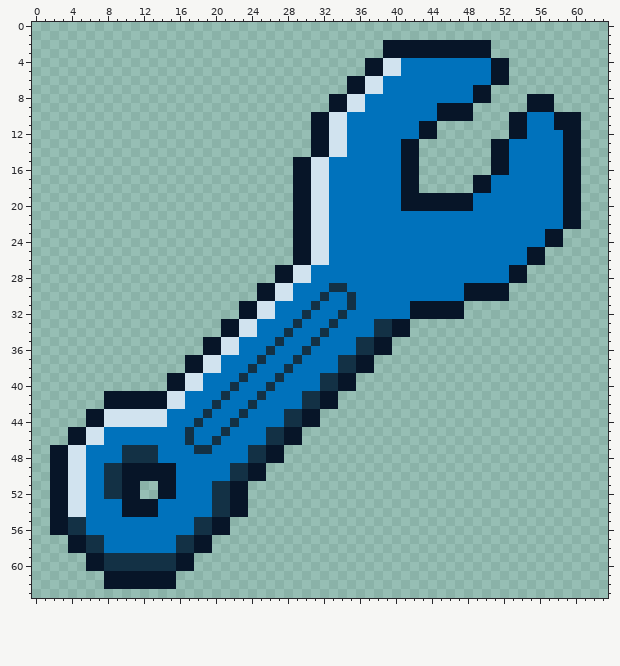
Two versions of one pixel-art sprite, assets/sprites/items/wrench.png. The picture above was drawn from the file before the commit.
The file is 64x64 pixels.
After the commit:
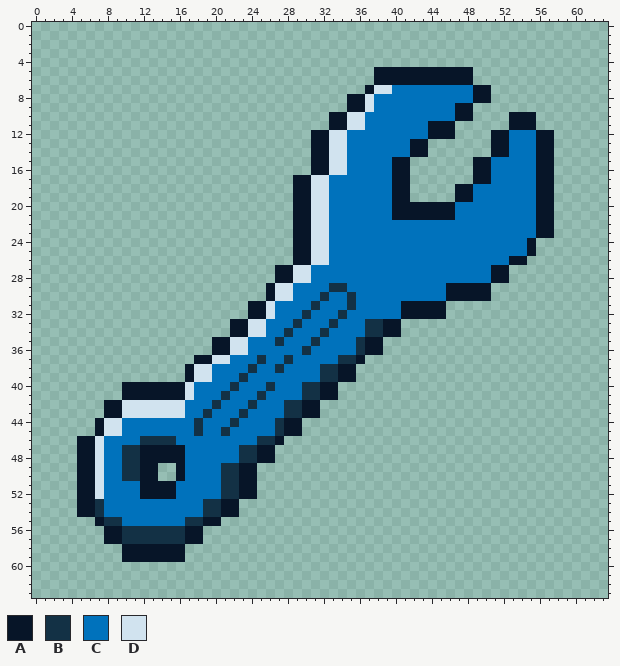
Palette (. is transparent): A #071528  B #133145  C #0072bc  D #d1e3ef
The edit:
Changed rows in their new state; - is an unchanged pixel.
first column x 2:
 2 -------------------------------------............----------
 3 -------------------------------------............----------
 4 -----------------------------------................--------
 5 -----------------------------------.-AAAAAAAAAA....--------
 6 ---------------------------------...AAAAAAAAAAA....--------
 7 ---------------------------------..A-D---------------------
 8 -------------------------------..AAD-----------------...---
 9 -------------------------------..AAD-------CC--------...---
10 -----------------------------..AADD--------CC--------A.....
11 -----------------------------..AADD------C-AA--------A.....
12 -----------------------------------------C-AA----AACC-AA...
13 ---------------------------------------C-A------------AA...
14 ---------------------------------------C-A------------AA...
15 ---------------------------..AADD-----A-.------AACC---AA...
16 ---------------------------..AADD-----A-.------AACC---AA...
17 --------------------------------------A-.-------------AA...
18 --------------------------------------A-.----AACC-----AA...
19 --------------------------------------A-.....---------AA...
20 --------------------------------------A------CC-------AA...
21 --------------------------------------AAAAAAA---------AA...
22 ------------------------------------------------------AA...
23 ------------------------------------------------------A-.--
24 -----------------------------------------------------A...--
25 ------------------------------------------------------.----
26 ---------------------------------------------------AA..----
27 -------------------------------------------------AA..------
28 -------------------------------------------------AA..------
29 -----------------------.--------------------AA---..--------
30 -----------------------.--------------------AA---..--------
31 ---------------------.-A---------------A----..-------------
32 ---------------------.-A---------------A----..-------------
33 -------------------.-A-D-----------B-A-.-------------------
34 -------------------.-A-D-----------B-A-.-------------------
35 -----------------.-A-D-------------A-.---------------------
36 -----------------.-A-D--C----------A-.---------------------
37 ---------------.-A-D------BC-------.-----------------------
38 ----------------D-C------BC---BBAA..-----------------------
39 -------------..A-D-------C---------------------------------
40 --------AAAAA---C-----------BBAA..-------------------------
41 ------..-----AAD-------------------------------------------
42 --------DDDDD-------------BBAA..---------------------------
43 ----..AA-----DD--------------------------------------------
44 ----.---CCCCC------------BAA..-----------------------------
45 --...ADD-------CB-------C----------------------------------
46 --.-A-----BBBB-C--C----B-A..-------------------------------
47 ...AAD----AAAAA-CC---B-A-.---------------------------------
48 ...AAD----AAAAA------B-A-.---------------------------------
49 ...AADCCBB--..A----B-A-.-----------------------------------
50 ...AADCCBB--..A----B-A-.-----------------------------------
51 ...AADCCCCAA------C-B-A------------------------------------
52 ...AADCCCCAA------C-B-A------------------------------------
53 ...AAB--CCCC-----B-A-.-------------------------------------
54 ...AAB--CCCC-----B-A-.-------------------------------------
55 .....ABB-------B-A-.---------------------------------------
56 ......AABBBBBBBAA...---------------------------------------
57 --....AABBBBBB-A-.-----------------------------------------
58 --......AAAAAAA...-----------------------------------------
59 ----....AAAAAA-.-------------------------------------------
60 ----............-------------------------------------------
61 ------........---------------------------------------------
62 ------........---------------------------------------------
Pixel boxes of the changes (left, top, right, bottom) in both pictures:
changed: (50, 40, 581, 589)
